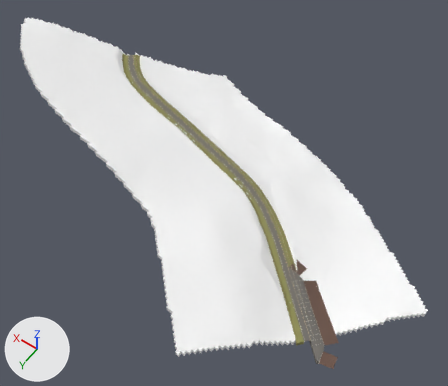
Before and after pictures for a commit that changed the glTF model app/world/hand/conz_16.glb.
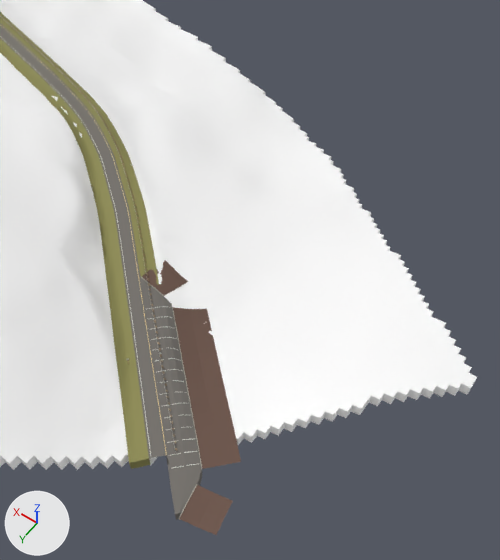
There are two pictures of each version: one whole from a 50 mm lens placed at (-151.0, 204.0, 403.0), pointed at (-12.0, 9.0, 97.0), one close up from a 50 mm lens placed at (-153.0, 99.0, 226.0), pointed at (-100.0, 24.0, 108.0). The axes (+X, +Y, +Z) are drawn at lower left. The lights are the same throughout. The older version's two pictures come first. Vertices at exactly the same position are counted once.

The older version as bpy lines, for what is in view:
```python
me_mesh_13 = bpy.data.meshes.new('Mesh_13')
me_mesh_13.from_pydata(...)  # 240 vertices, 412 faces; spans x -569.8..-527.5, y -176.2..-138.2, z 90.8..97.6
me_mesh_13.materials.append(mat_lot)  # grey #75716b
me_mesh_14 = bpy.data.meshes.new('Mesh_14')
me_mesh_14.from_pydata(...)  # 80 vertices, 114 faces; spans x -570.3..-527.9, y -176.4..-138.0, z 93.2..97.7
me_mesh_14.materials.append(mat_kerb)  # grey #aaa79d
me_mesh_15 = bpy.data.meshes.new('Mesh_15')
me_mesh_15.from_pydata(...)  # 60 vertices, 68 faces; spans x -578.0..-527.9, y -184.2..-138.0, z 92.7..97.6
me_mesh_15.materials.append(mat_lot_dirt)  # brown #6b5348
me_mesh_16 = bpy.data.meshes.new('Mesh_16')
me_mesh_16.from_pydata(...)  # 120 vertices, 90 faces; spans x -566.6..-534.5, y -174.4..-144.7, z 93.9..97.0
me_mesh_16.materials.append(mat_paint_white)  # light grey #dcdcd5
me_mesh_2 = bpy.data.meshes.new('Mesh_2')
me_mesh_2.from_pydata(...)  # 1272 vertices, 2278 faces; spans x -558.0..-338.0, y -255.0..-141.0, z 91.0..110.0
me_mesh_2.materials.append(mat_verge)  # yellow #8d8b53
ob_apron16_11 = bpy.data.objects.new('apron16_11', me_mesh_15)
ob_apron16_11.location = (454.3, 207.8, 0.0)
ob_kerb_lot16_11 = bpy.data.objects.new('kerb_lot16_11', me_mesh_14)
ob_kerb_lot16_11.location = (454.3, 207.8, 0.0)
ob_lot16_11 = bpy.data.objects.new('lot16_11', me_mesh_13)
ob_lot16_11.location = (454.3, 207.8, 0.0)
ob_paint_stalls16_11 = bpy.data.objects.new('paint_stalls16_11', me_mesh_16)
ob_paint_stalls16_11.location = (454.3, 207.8, 0.0)
ob_verge16r = bpy.data.objects.new('verge16R', me_mesh_2)
ob_verge16r.location = (454.3, 207.8, 0.0)
# also in view: 'terrain16' at (9.0, 9.0, 106.0); 'road16' at (4.0, 7.0, 102.0); 'verge16L' at (1.0, 5.0, 100.0)
```
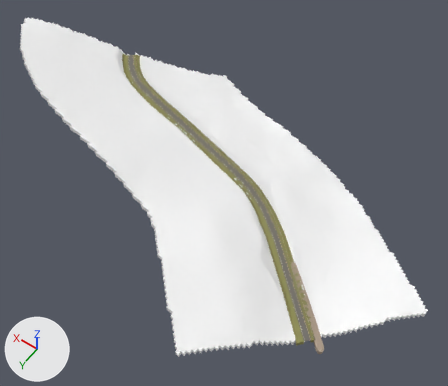
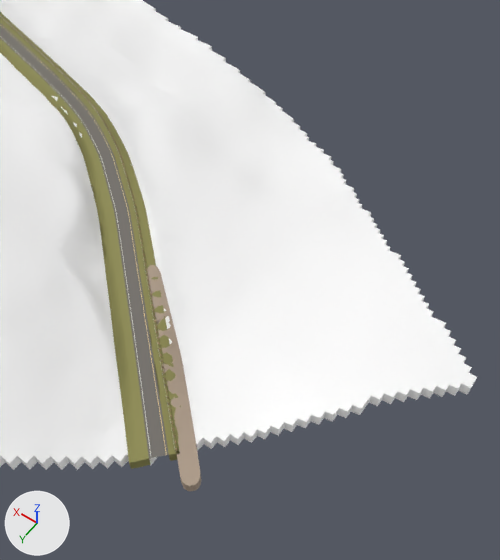
What the commit changed:
Material 'lot_gravel_bat' (mat_lot_gravel_bat) is new.
Its base color is (0.428, 0.337, 0.258) (beige #af9d8b).
Its roughness is 0.9.
me_mesh_13 is used by ob_lot16_11; location (454.3, 207.8, 0.0).
me_mesh_13 had 240 vertices, 412 faces and spanned x -569.8..-527.5, y -176.2..-138.2, z 90.8..97.6.
me_mesh_13 no longer uses material mat_lot (grey #75716b).
me_mesh_13 now has 177 vertices, 277 faces and spans x -568.7..-527.3, y -181.0..-143.9, z 90.8..97.7.
me_mesh_13 part 1: 240 vertices removed from x -569.8..-527.5, y -176.2..-138.2, z 90.8..97.6; 177 vertices added at x -568.7..-527.3, y -181.0..-143.9, z 90.8..97.7.
me_mesh_13 gains material mat_lot_gravel_bat (beige #af9d8b).
Object 'kerb_lot16_11' (ob_kerb_lot16_11) is deleted.
Object 'apron16_11' (ob_apron16_11) is deleted.
Object 'paint_stalls16_11' (ob_paint_stalls16_11) is deleted.

Location of each change, (x1, y1, x2, y2) in pixels of the close-ups (500 x 560 px):
'apron16_11', deleted (brown)
    before: (142, 260, 241, 535)
'lot16_11', reshaped, recoloured (11% narrower, 7% shorter)
    before: (141, 278, 202, 520)
    after: (147, 265, 201, 491)
'kerb_lot16_11', deleted
    before: (141, 277, 202, 520)
'paint_stalls16_11', deleted
    before: (149, 306, 197, 468)
